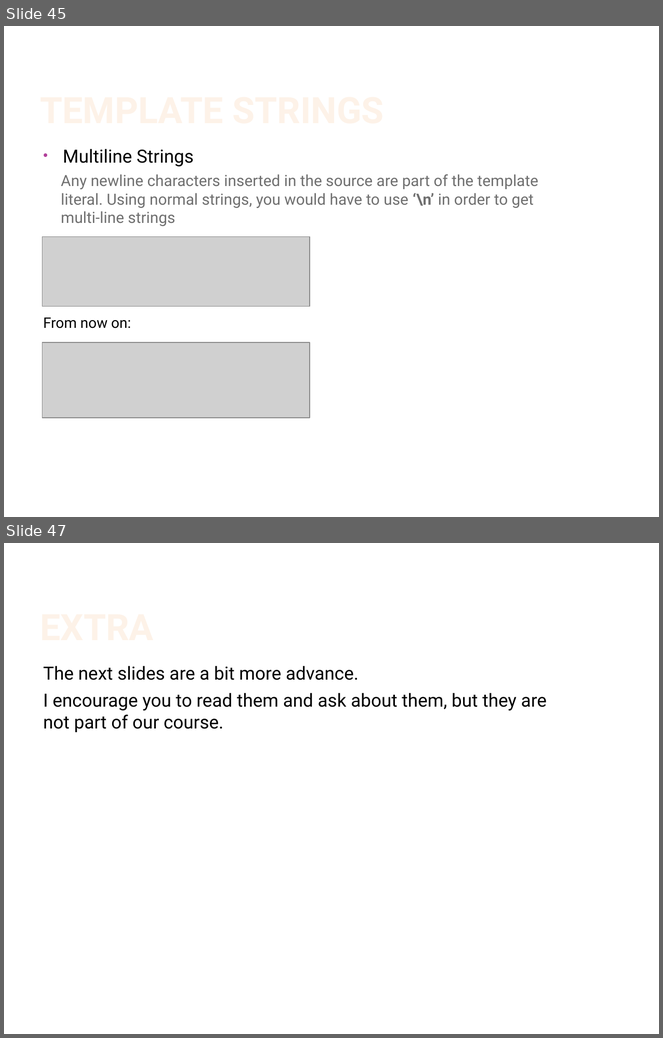
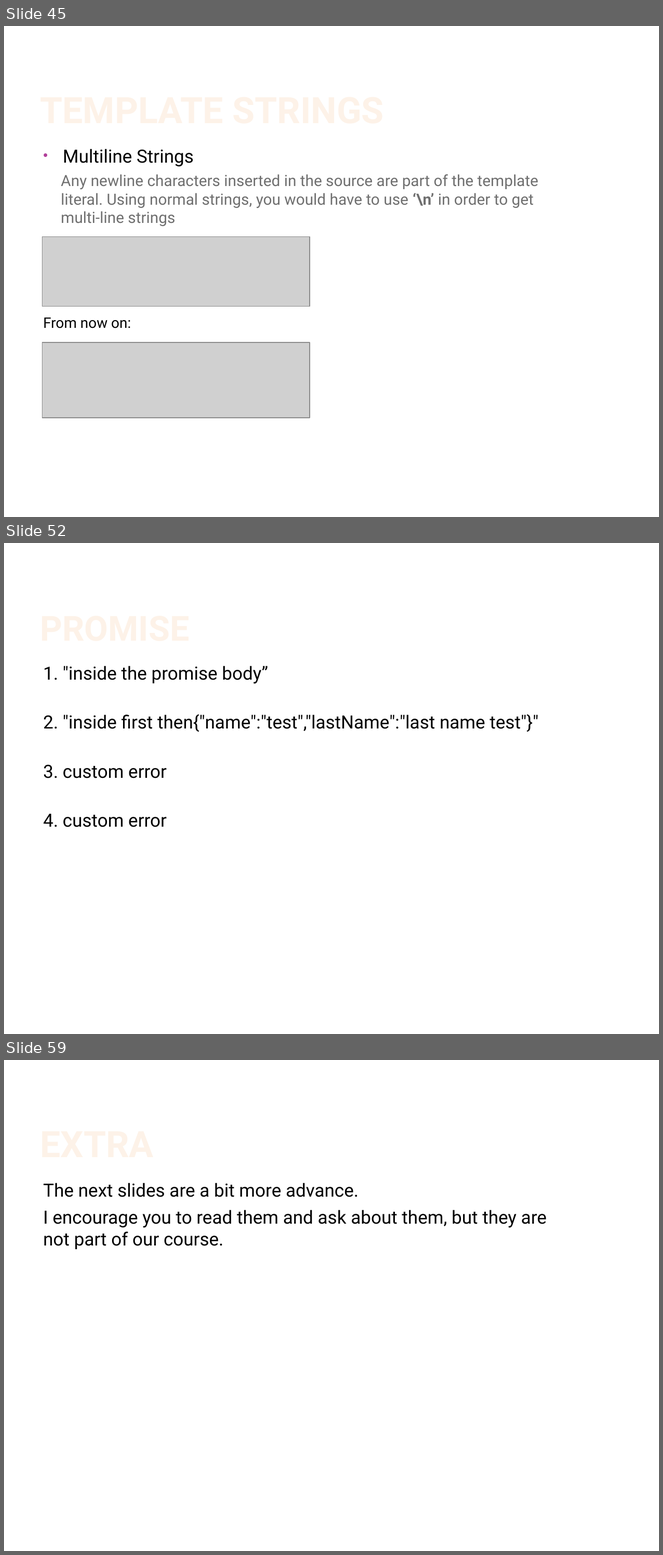
Before and after one commit to IsraelZablianov/TypeScript-Course, a slide deck: Advanced Es6 & TypeScript.pptx. Shown one above the other, each under a label of ours: slides 45 and 47 before the commit, slides 45, 52 and 59 after it; the slides between them are not shown. The pictures are 663x1038 and 663x1555 pixels, drawn with LibreOffice and Linux fonts; fonts in the diff are those of the drawing; grey boxes stand for pictures; background and template pictures are left out. Boxes give left, top, right and bottom in pixels: in the first picture for what was removed or moved away, otherwise in the second. Text is boxed around its words. In the diff, an @@ line names an element or a change of style, - is before the commit and + after.

Commit message:
adding promises

```diff
--- a/Advanced Es6 & TypeScript.pptx
+++ b/Advanced Es6 & TypeScript.pptx
@@ slide 52 added at <box>4,543,659,1034</box>, background #FFFFFF @@
@@ title added at <box>37,566,556,648</box>, 38 pt, text gradient #FEF7F1 to #FEF3E8 to #FBCF9C to #F9B94C, bold @@
+PROMISE
@@ text added at <box>43,666,539,827</box>, 20 pt, text #000000 @@
+1. "inside the promise body”
+2. "inside first then{"name":"test","lastName":"last name test"}"
+3. custom error
+4. custom error
@@ what was slide 47 is now slide 59 @@
```
Also in this commit, not shown: 1 slide changed, 11 other slides added.
